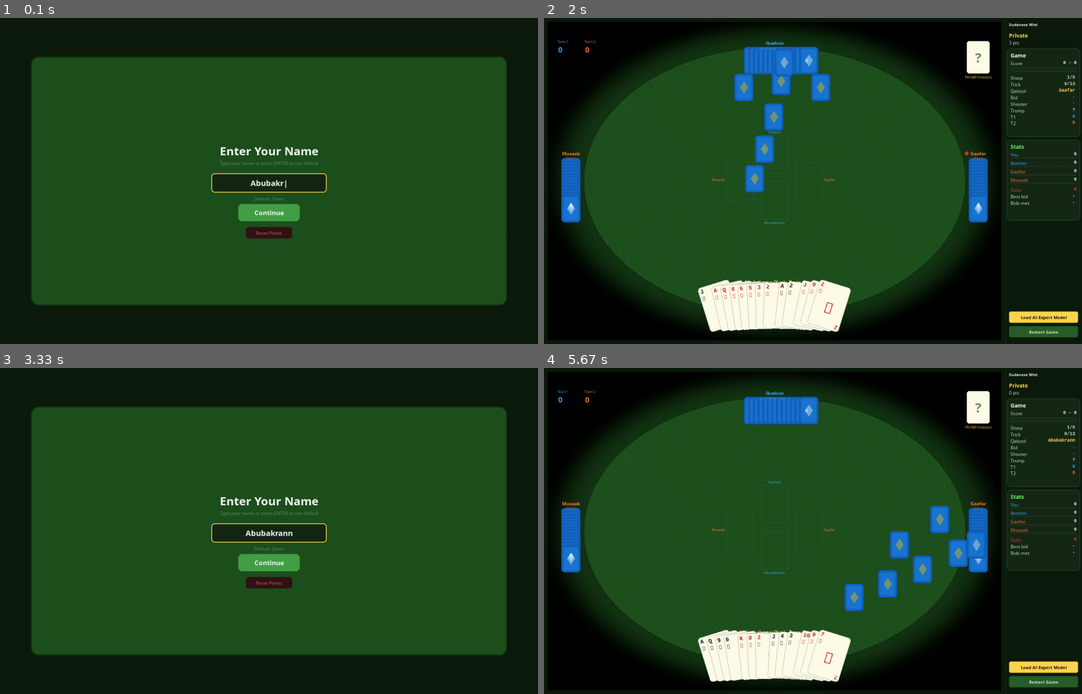
Above: before the commit, frames 1-4 (two rows, left to right).
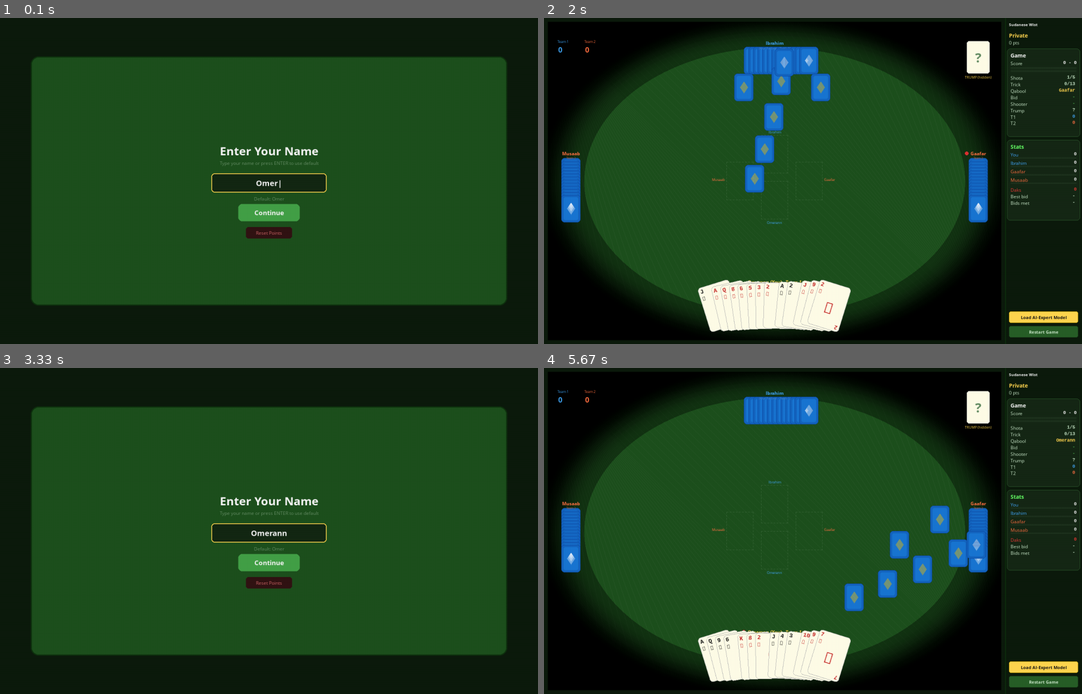
Above: after the commit, the same moments.

Repository: aamagzoub/engineering-intelligence
Game: pygame game, started from gui_pygame/main.py
Two runs of this game, one before a commit and one after it. Both use one fixed random seed, a clock stepped at 60 frames per second and the inputs below.
Inputs (mouse positions are in pixels of both pictures, inside the frame that each line leads up to):
- Up to frame 1 (0.1 s): no input
- Up to frame 2 (2 s): type "ann" at 0.33 s; tap Enter at 0.67, 1.88 s; click "▶ Start Game" at 0.93 s; click "Restart Game" at 1.27 s; click "Continue" at 1.6 s
- Up to frame 3 (3.33 s): click (242, 615) at 2.27 s; click "Restart Game" at 2.6 s; click "Reset Points" at 2.93 s; click (408, 501) at 3.27 s
- Up to frame 4 (5.67 s): tap Enter at 4.55 s; click "📖 How to Play" at 4.93 s; click (656, 511) at 5.27 s; tap Space at 5.55 s

The runs differ from the first frame. In frame 1, less than 0.1% of the frame differs, in the area x 46-54%, y 49-53%; in frame 2, less than 0.1%; in frame 3, 0.1%, in the area x 45-55%, y 49-52%; in frame 4, less than 0.1%.

Commit message:
Remove sound effects, fix default player name to Omer

Diff:
--- a/gui_pygame/game_screen.py
+++ b/gui_pygame/game_screen.py
@@ -22,7 +22,7 @@
 15. Empty slot placeholders in centre (dashed rect)
 16. Card dealing animation (lerp 30 frames)
 17. Card play animation (slide to centre)
-18. Sound effects (pygame.mixer tones)
+18. (Sound effects removed)
 19. Bid number validation feedback
 20. Responsive hand sizing (CARD_LARGE when ≤6 cards)
 21. ESC during game (quit overlay Y/N)
@@ -32,11 +32,7 @@
 import pygame
 import math
 import os
-import struct
-import wave
-import tempfile
 import random
-from collections import Counter
 from tkinter import Tk, filedialog
 
 from gui_pygame.constants import *
@@ -70,42 +66,6 @@
 
 def card_key(card: Card) -> tuple[str, str]:
     return RANK_SYMBOLS[card.rank], SUIT_SYMBOLS[card.suit]
-
-
-def _generate_tone_wav(filepath: str, freq: int = 440, duration_ms: int = 200, volume: float = 0.3):
-    """Generate a simple sine-wave WAV file if it doesn't exist."""
-    if os.path.exists(filepath):
-        return
-    sample_rate = 22050
-    n_samples = int(sample_rate * duration_ms / 1000)
-    try:
-        with wave.open(filepath, 'w') as wf:
-            wf.setnchannels(1)
-            wf.setsampwidth(2)
-            wf.setframerate(sample_rate)
-            for i in range(n_samples):
-                t = i / sample_rate
-                val = int(volume * 32767 * math.sin(2 * math.pi * freq * t))
-                wf.writeframes(struct.pack('<h', val))
-    except Exception:
-        pass
-
-
-def _ensure_sound_files():
-    """Ensure sound effect WAV files exist (generate simple tones if not)."""
-    sound_dir = os.path.join(os.path.dirname(os.path.abspath(__file__)), "sounds")
-    os.makedirs(sound_dir, exist_ok=True)
-    files = {
-        "card_play.wav": (600, 100, 0.2),
-        "trick_win.wav": (880, 300, 0.3),
-        "your_turn.wav": (520, 150, 0.25),
-    }
-    paths = {}
-    for fname, (freq, dur, vol) in files.items():
-        fpath = os.path.join(sound_dir, fname)
-        _generate_tone_wav(fpath, freq, dur, vol)
-        paths[fname] = fpath
-    return paths
 
 
 class AnimatingCard:
@@ -187,11 +147,6 @@
         self._card_back = create_card_back(CARD_WIDTH, CARD_HEIGHT)
         self._card_back_mini = create_card_back(CARD_MINI_W, CARD_MINI_H)
         self._card_back_large = create_card_back(CARD_LARGE_W, CARD_LARGE_H)
-
-        # Sound effects (Feature 18).
-        self._sounds_loaded = False
-        self._sounds: dict[str, pygame.mixer.Sound] = {}
-        self._init_sounds()
 
         # Player rating/points (persistent JSON).
         self._player_points = 0
@@ -295,30 +250,6 @@
         self._bid_step = "number"  # "number" → "trump" → "confirm"
         self._selected_bid: int | None = None
         self._selected_trump_idx: int | None = None
-
-    def _init_sounds(self):
-        """Initialize sound effects (Feature 18)."""
-        try:
-            if not pygame.mixer.get_init():
-                pygame.mixer.init(22050, -16, 1, 512)
-            sound_paths = _ensure_sound_files()
-            for name, path in sound_paths.items():
-                key = name.replace(".wav", "")
-                try:
-                    self._sounds[key] = pygame.mixer.Sound(path)
-                except Exception:
-                    pass
-            self._sounds_loaded = True
-        except Exception:
-            self._sounds_loaded = False
-
-    def _play_sound(self, name: str):
-        """Play a sound effect by name."""
-        if self._sounds_loaded and name in self._sounds:
-            try:
-                self._sounds[name].play()
-            except Exception:
-                pass
 
     # ----------------------------------------------------------
     # Player Points (persistent)
@@ -877,9 +808,6 @@
         self._ai_timer = 30
         print(f"[Trick {self.trick_number}] Leader: {DISPLAY_NAMES[leader]}, Order: {[DISPLAY_NAMES[p] for p in self._play_order]}")
 
-        # Feature 18: Play "your_turn" sound if human leads.
-        # (Sounds removed)
-
     def _end_shota(self):
         """Score the Shota and start next or end game."""
         from environments.wist.scoring import score_shota, detect_seek
@@ -1173,9 +1101,6 @@
         # Feature 9: Gold highlight the winning card on the table.
         self._trick_winner_id = winner
         self._trick_winner_timer = 60
-
-        # Play sound.
-        self._play_sound("trick_win")
 
         # Pause with all 4 cards visible + gold highlight, then move to phase 2.
         self._ai_timer = 45  # ~0.75s pause at 60fps.
--- a/gui_pygame/player_stats.json
+++ b/gui_pygame/player_stats.json
@@ -1 +1 @@
-{"name": "Abubakr", "points": 3, "games_played": 0, "games_won": 0}
+{"name": "Omer", "points": 0, "games_played": 0, "games_won": 0}
